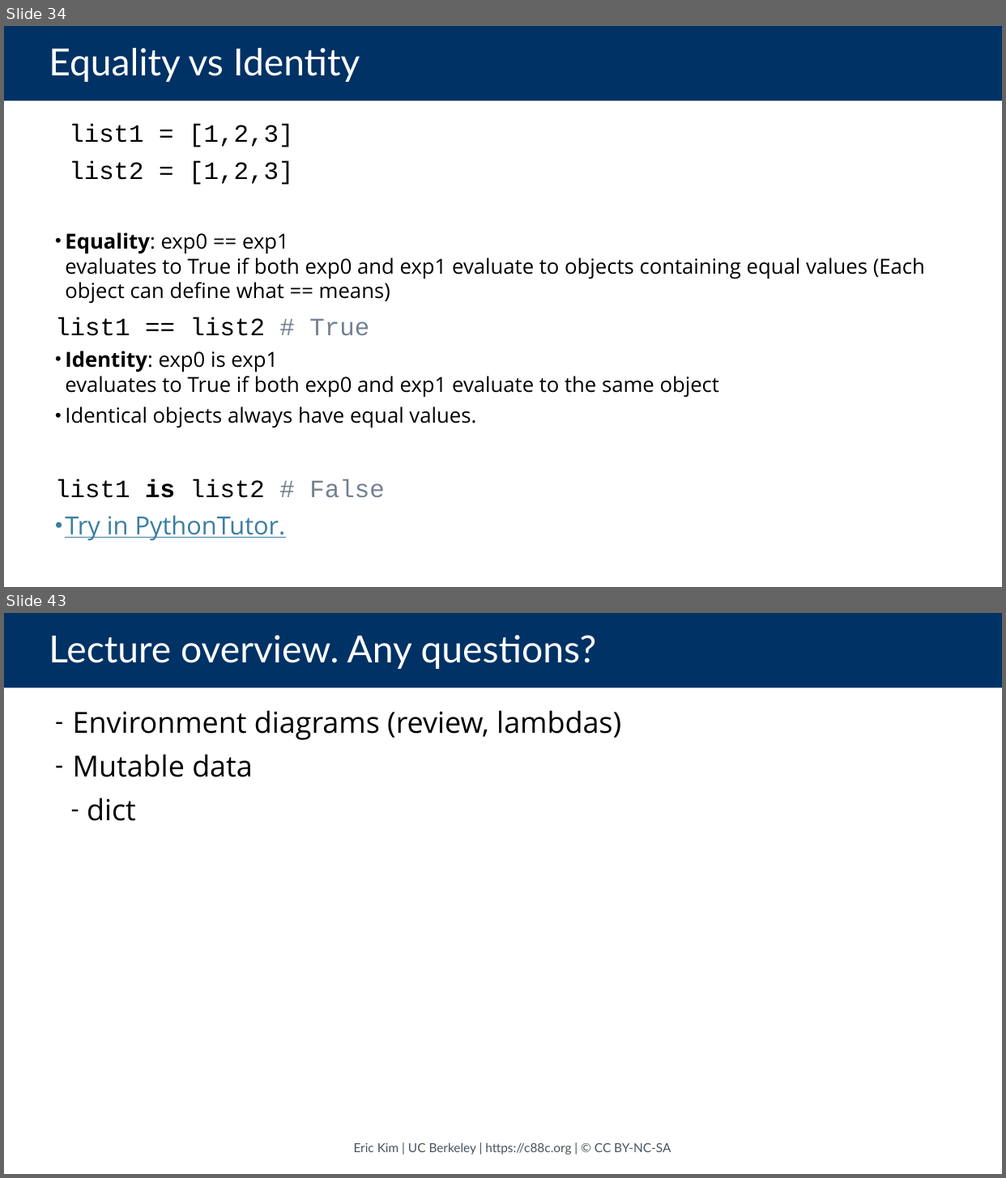
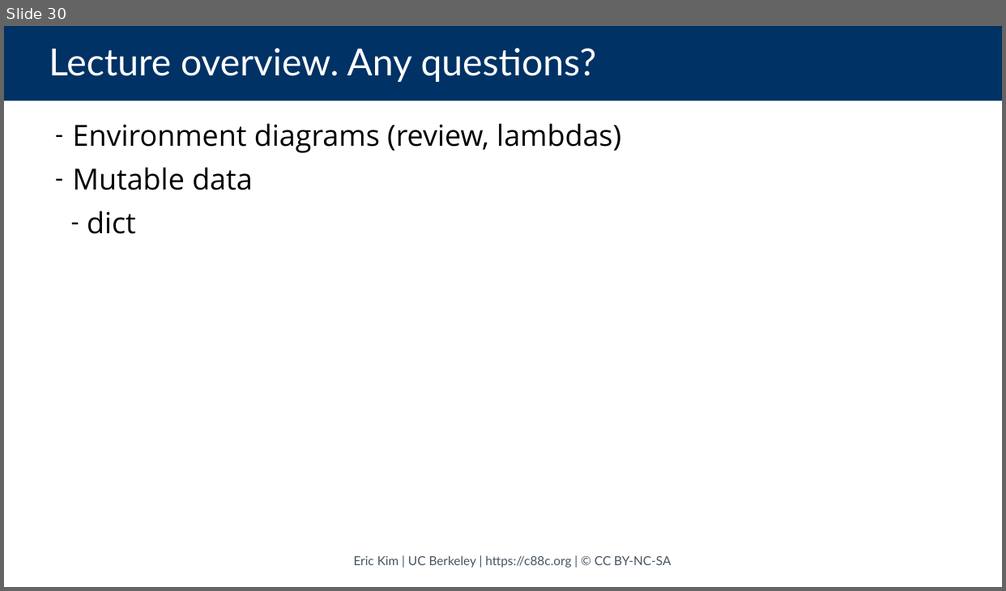
Before and after one commit to cs88-website/su24, a slide deck: assets/slides/su24/08-Environments_Mutable_Data.pptx. Shown one above the other, each under a label of ours: slides 34 and 43 before the commit, slide 30 after it; the slides between them are not shown. The pictures are 1006x1178 and 1006x591 pixels, drawn with LibreOffice and Linux fonts; fonts in the diff are those of the drawing. Boxes give left, top, right and bottom in pixels: in the first picture for what was removed or moved away, otherwise in the second. Text is boxed around its words. In the diff, an @@ line names an element or a change of style, - is before the commit and + after.

```diff
--- a/assets/slides/su24/08-Environments_Mutable_Data.pptx
+++ b/assets/slides/su24/08-Environments_Mutable_Data.pptx
@@ slide 34 removed at (4, 26, 1002, 587), background #FFFFFF @@
@@ title removed at (4, 26, 1002, 101) @@
-Equality vs Identity
@@ text removed at (55, 124, 925, 541) @@
-  list1 = [1,2,3]
-  list2 = [1,2,3]
-• Equality: exp0 == exp1
-  evaluates to True if both exp0 and exp1 evaluate to objects containing equal values (Each object can define what == means)
-list1 == list2 # True
-• Identity: exp0 is exp1
-  evaluates to True if both exp0 and exp1 evaluate to the same object
-• Identical objects always have equal values.
-list1 is list2 # False
-• Try in PythonTutor.
@@ what was slide 43 is now slide 30 @@
```
Also in this commit, not shown: 2 slides changed, 12 other slides removed, 3 other files.
